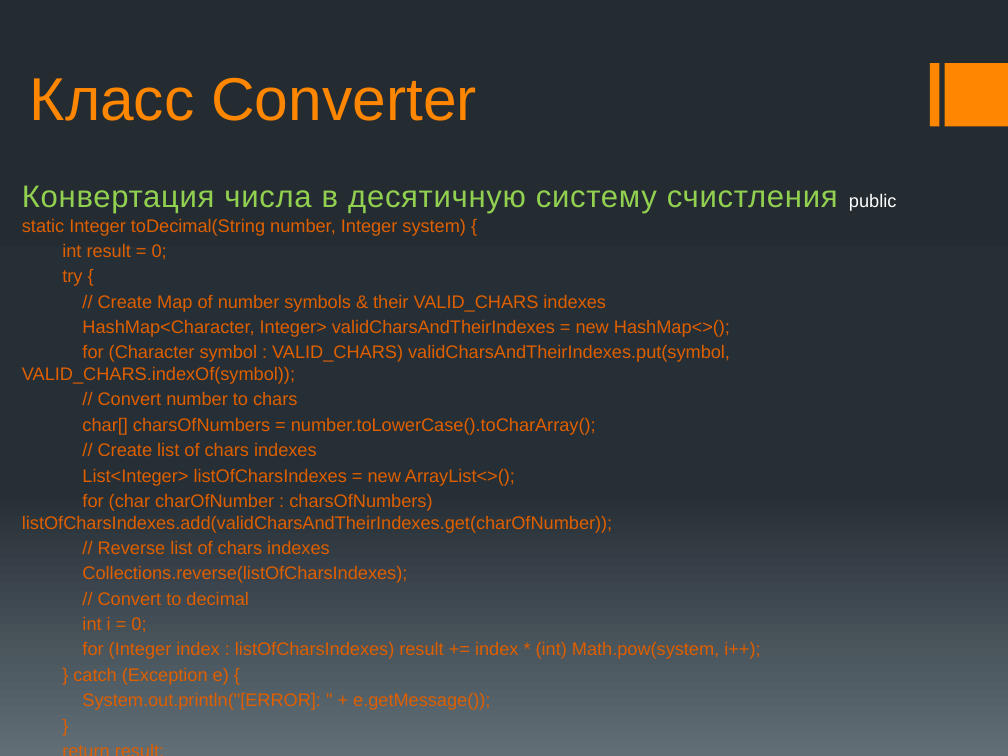
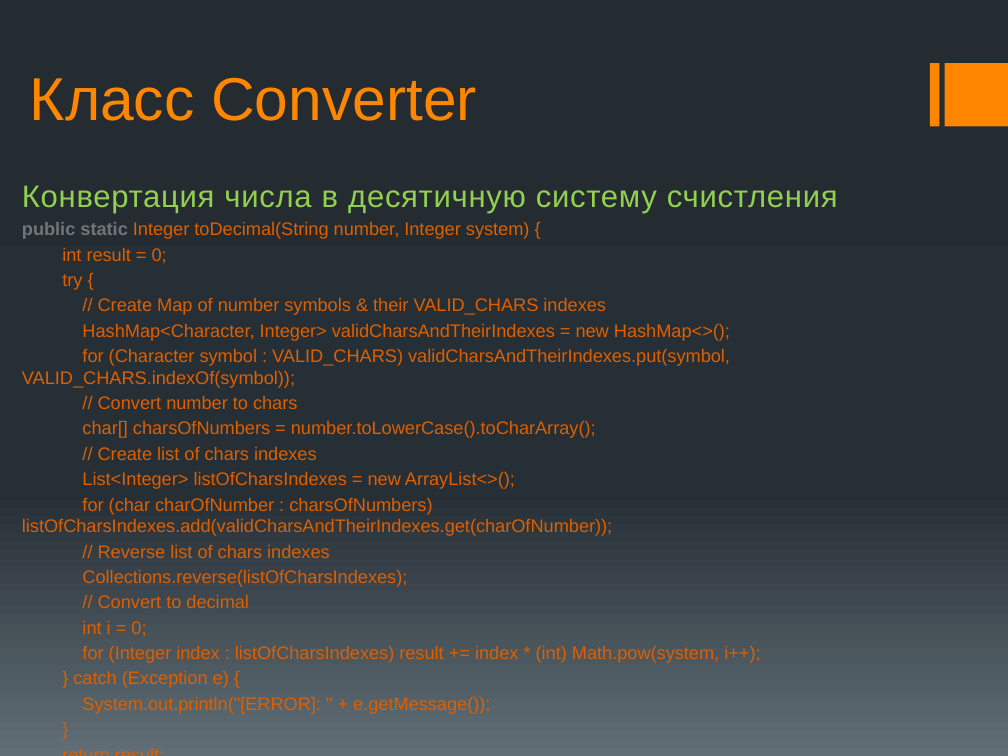
Before and after one commit to goitgroup6/Final-Project, a slide deck: slide 17 of presentetion.pptx. Drawn at 1008x756 pixels with LibreOffice and Linux fonts; fonts in the diff are those of the drawing. Boxes give left, top, right and bottom in pixels: in the first picture for what was removed or moved away, otherwise in the second. Text is boxed around its words. In the diff, an @@ line names an element or a change of style, - is before the commit and + after.

```diff
--- a/presentetion.pptx
+++ b/presentetion.pptx
@@ subtitle at (22,185,838,239): text changed @@
-Конвертация числа в десятичную систему счистления public static Integer toDecimal(String number, Integer system) {
+Конвертация числа в десятичную систему счистления
+public static Integer toDecimal(String number, Integer system) {
```
Also in this commit, not shown: 2 other slides changed, 1 slide added, 1 other file.
